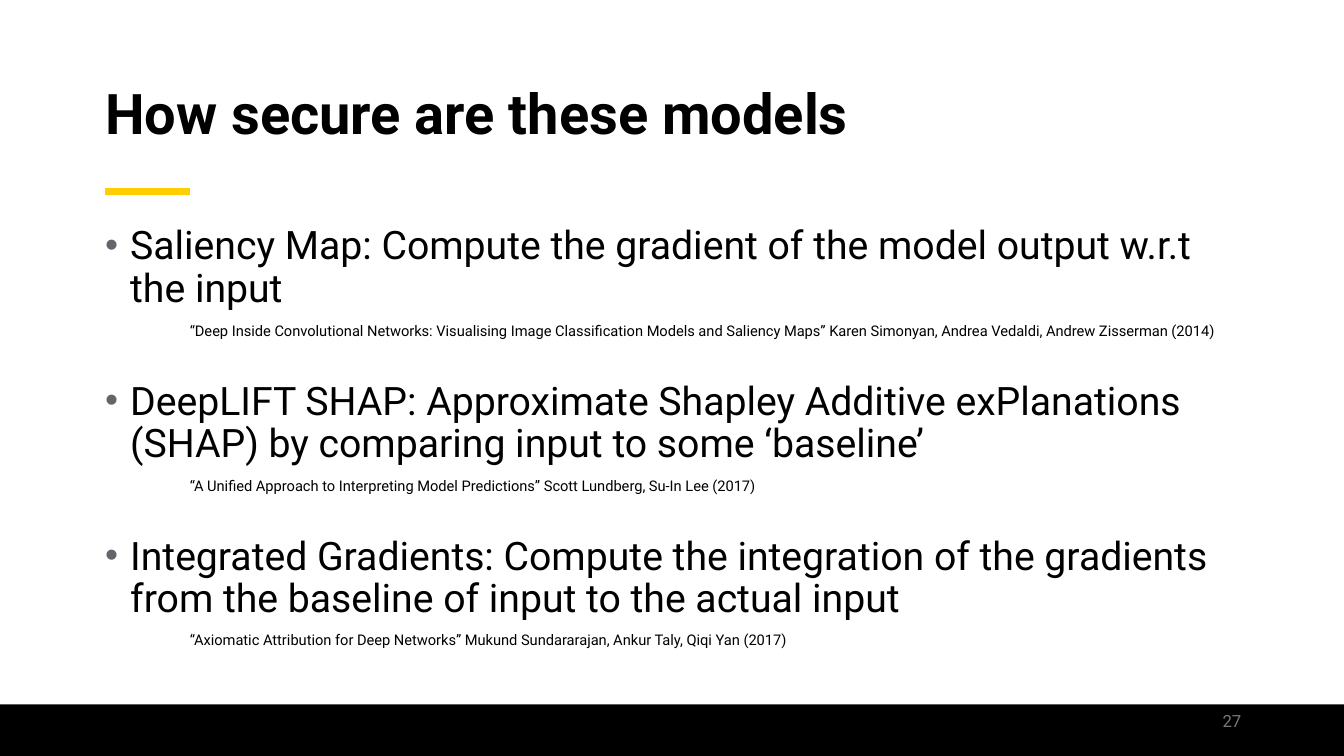
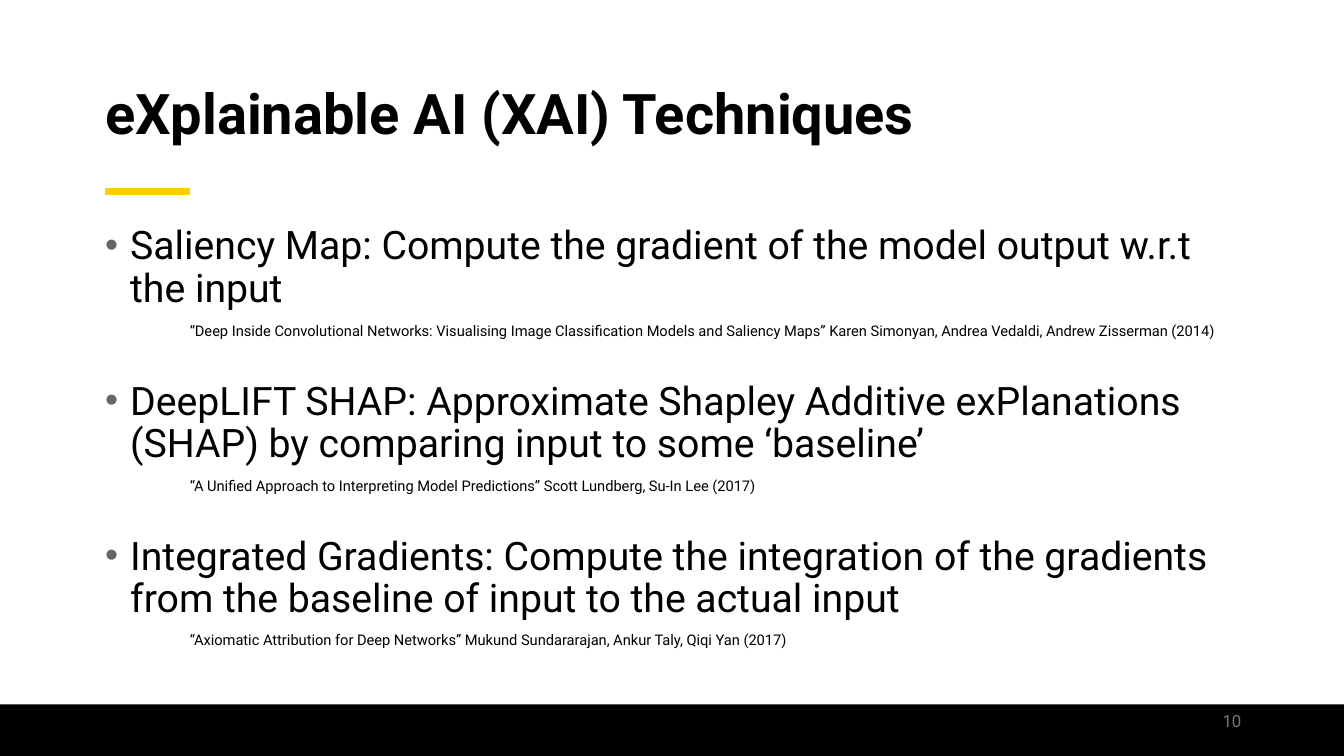
Before and after one commit to jamilgafur/Presentation, a slide deck: slide 10 of Presentation.pptx (slide 27 before the commit). Drawn at 1344x756 pixels with LibreOffice and Linux fonts; fonts in the diff are those of the drawing; background and template pictures are left out. Boxes give left, top, right and bottom in pixels: in the first picture for what was removed or moved away, otherwise in the second. Text is boxed around its words. In the diff, an @@ line names an element or a change of style, - is before the commit and + after.

```diff
--- a/Presentation.pptx
+++ b/Presentation.pptx
@@ title at <box>105,90,914,147</box>: text changed @@
-How secure are these models
+eXplainable AI (XAI) Techniques
@@ page number at <box>1223,715,1242,727</box>: text changed @@
-27
+10
```
Also in this commit, not shown: 15 other slides changed, 8 slides added, 15 slides removed.
